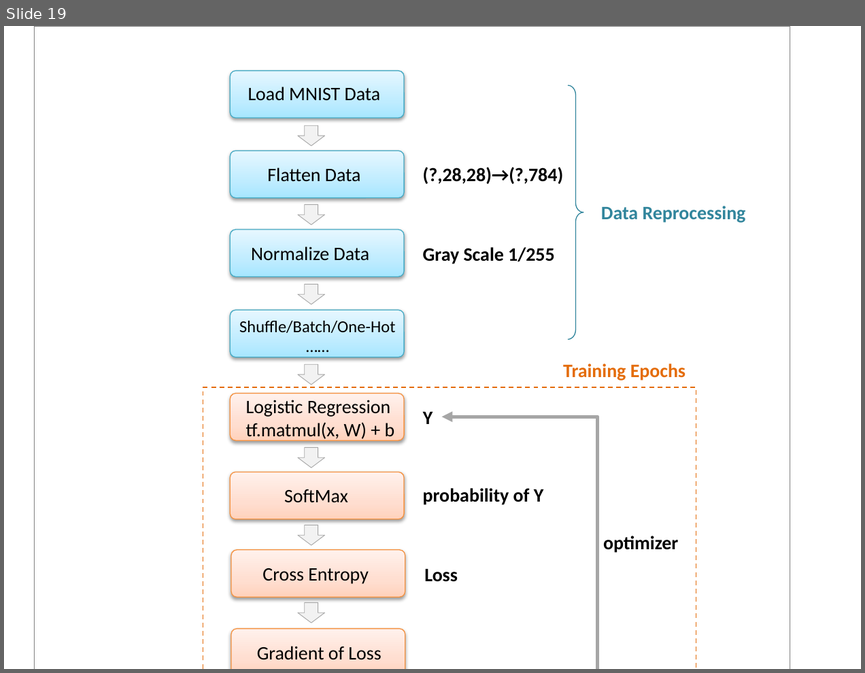
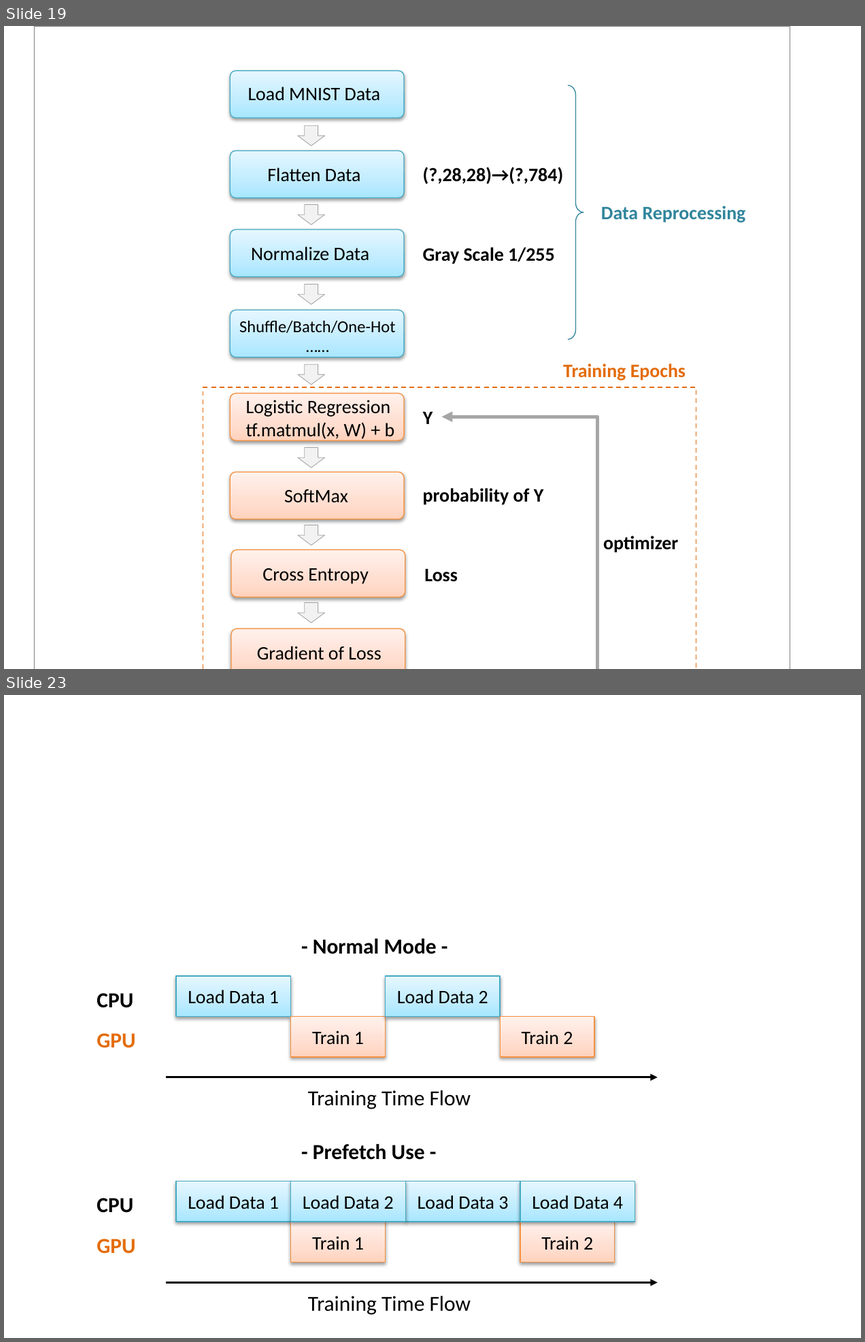
Before and after one commit to zhamppx97/TensorFlow.NET-Tutorials, a slide deck: ppt/tf.reduce_mean.pptx. Shown one above the other, each under a label of ours: slide 19 before the commit, slides 19 and 23 after it; the slides between them are not shown. The pictures are 865x673 and 865x1342 pixels, drawn with LibreOffice and Linux fonts; fonts in the diff are those of the drawing. Boxes give left, top, right and bottom in pixels: in the first picture for what was removed or moved away, otherwise in the second. Text is boxed around its words. In the diff, an @@ line names an element or a change of style, - is before the commit and + after.

```diff
--- a/ppt/tf.reduce_mean.pptx
+++ b/ppt/tf.reduce_mean.pptx
@@ slide 23 added at (4,695,861,1338), background #FFFFFF @@
@@ text added at (313,938,436,954), 18 pt, text #000000, bold @@
+- Normal Mode -
@@ rectangle added at (176,976,291,1016), fill gradient #A7E6FF to #C1EDFF to #E7F8FF, outline #46AAC5 0.75 pt, 16 pt, text #000000 @@
+Load Data 1
@@ rectangle added at (385,976,500,1016), fill gradient #A7E6FF to #C1EDFF to #E7F8FF, outline #46AAC5 0.75 pt, 16 pt, text #000000 @@
+Load Data 2
@@ text added at (96,993,133,1008), 18 pt, text #000000, bold @@
+CPU
@@ rectangle added at (291,1016,385,1057), fill gradient #FFD2BD to #FFDED0 to #FFF2ED, outline #F69240 0.75 pt, 16 pt, text #000000 @@
+Train 1
@@ rectangle added at (500,1016,594,1057), fill gradient #FFD2BD to #FFDED0 to #FFF2ED, outline #F69240 0.75 pt, 16 pt, text #000000 @@
+Train 2
@@ text added at (96,1033,135,1048), 18 pt, text #E46C0A, bold @@
+GPU
@@ arrow added from (166, 1077) to (657, 1077), #000000 1.5 pt @@
@@ text added at (308,1090,471,1109), 18 pt, text #000000 @@
+Training Time Flow
@@ text added at (313,1144,425,1159), 18 pt, text #000000, bold @@
+- Prefetch Use -
@@ rectangle added at (176,1181,291,1221), fill gradient #A7E6FF to #C1EDFF to #E7F8FF, outline #46AAC5 0.75 pt, 16 pt, text #000000 @@
+Load Data 1
@@ rectangle added at (291,1181,406,1221), fill gradient #A7E6FF to #C1EDFF to #E7F8FF, outline #46AAC5 0.75 pt, 16 pt, text #000000 @@
+Load Data 2
@@ rectangle added at (406,1181,521,1221), fill gradient #A7E6FF to #C1EDFF to #E7F8FF, outline #46AAC5 0.75 pt, 16 pt, text #000000 @@
+Load Data 3
@@ rectangle added at (520,1181,634,1221), fill gradient #A7E6FF to #C1EDFF to #E7F8FF, outline #46AAC5 0.75 pt, 16 pt, text #000000 @@
+Load Data 4
@@ text added at (96,1198,133,1212), 18 pt, text #000000, bold @@
+CPU
@@ rectangle added at (291,1221,385,1261), fill gradient #FFD2BD to #FFDED0 to #FFF2ED, outline #F69240 0.75 pt, 16 pt, text #000000 @@
+Train 1
@@ rectangle added at (520,1221,614,1261), fill gradient #FFD2BD to #FFDED0 to #FFF2ED, outline #F69240 0.75 pt, 16 pt, text #000000 @@
+Train 2
@@ text added at (96,1238,135,1253), 18 pt, text #E46C0A, bold @@
+GPU
@@ arrow added from (166, 1282) to (657, 1282), #000000 1.5 pt @@
@@ text added at (308,1295,471,1314), 18 pt, text #000000 @@
+Training Time Flow
```
Also in this commit, not shown: 12 other slides added, 11 other files.
